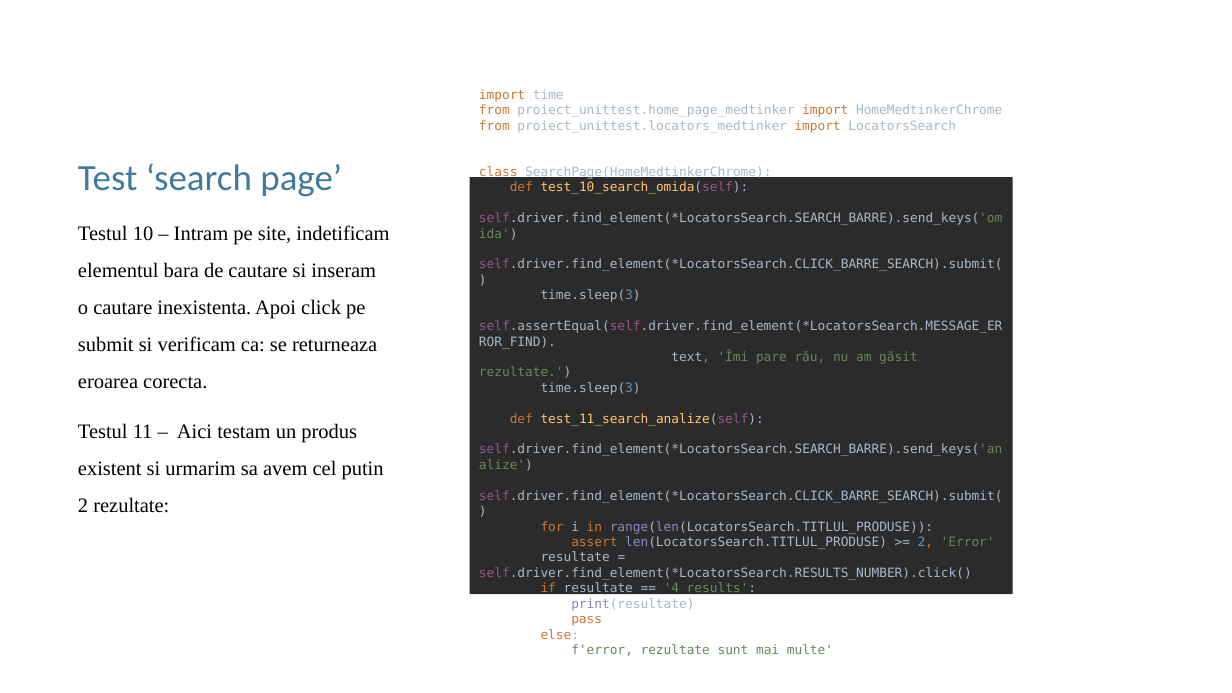
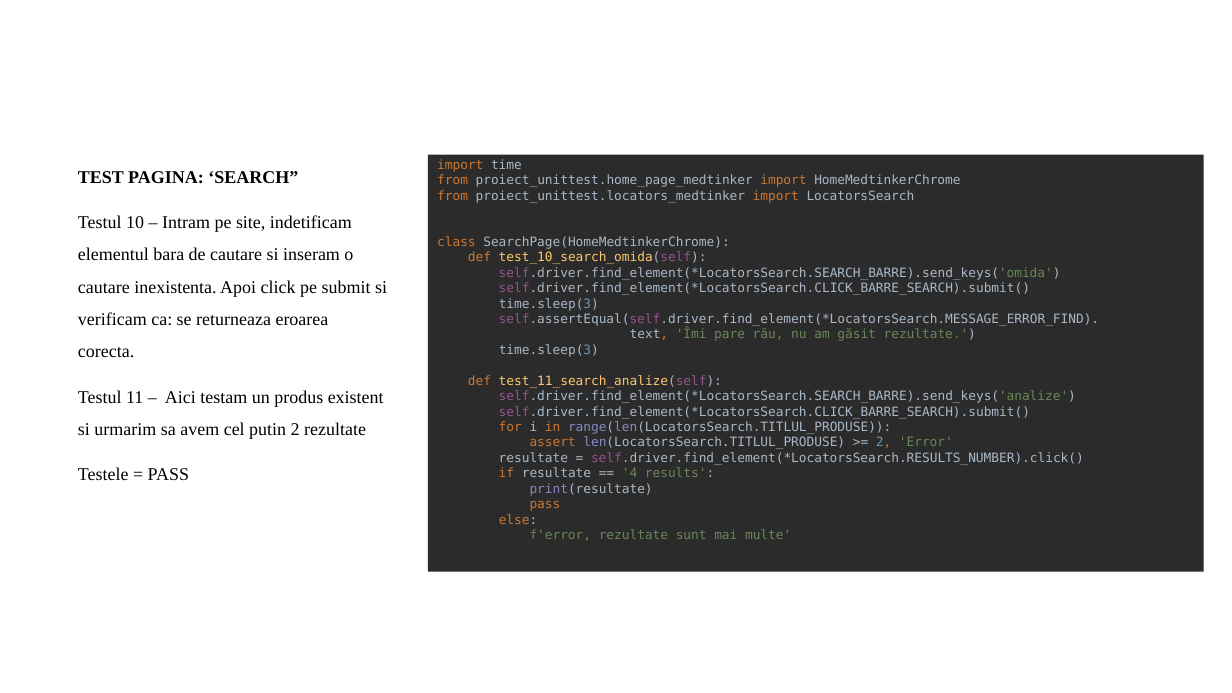
Before and after one commit to godavid128/Test_Website_medtinker, a slide deck: slide 12 of PROIECT FINAL - GORODETCHI DAVID.pptx. Drawn at 1232x693 pixels with LibreOffice and Linux fonts; fonts in the diff are those of the drawing; background and template pictures are left out. Boxes give left, top, right and bottom in pixels: in the first picture for what was removed or moved away, otherwise in the second. Text is boxed around its words. In the diff, an @@ line names an element or a change of style, - is before the commit and + after.

```diff
--- a/PROIECT FINAL - GORODETCHI DAVID.pptx
+++ b/PROIECT FINAL - GORODETCHI DAVID.pptx
@@ text "TEST PAGINA: ‘SEARCH”": place and size @@
-text "TEST PAGINA: ‘SEARCH”" at <box>78,225,389,513</box>
+text "TEST PAGINA: ‘SEARCH”" at <box>78,171,387,480</box>
@@ text at <box>78,171,298,184</box>: paragraph added @@
+TEST PAGINA: ‘SEARCH”
@@ title removed at <box>78,163,342,197</box> @@
-Test ‘search page’
@@ text "import time from proiect_unittest.home_page_medtinker import ...": place and size @@
-text "import time from proiect_unittest.home_page_medtinker import ..." at <box>470,173,1012,599</box>
+text "import time from proiect_unittest.home_page_medtinker import ..." at <box>428,150,1203,576</box>
@@ text at <box>78,215,387,357</box>: size 16 to 14 pt in "Testul 10 – Intram pe site, indetificam ..." @@
@@ text at <box>78,390,384,480</box>: text changed; size 16 to 14 pt @@
-Testul 11 – Aici testam un produs existent si urmarim sa avem cel putin 2 rezultate:
+Testul 11 – Aici testam un produs existent si urmarim sa avem cel putin 2 rezultate
+Testele = PASS
```
Also in this commit, not shown: 11 other slides changed.
